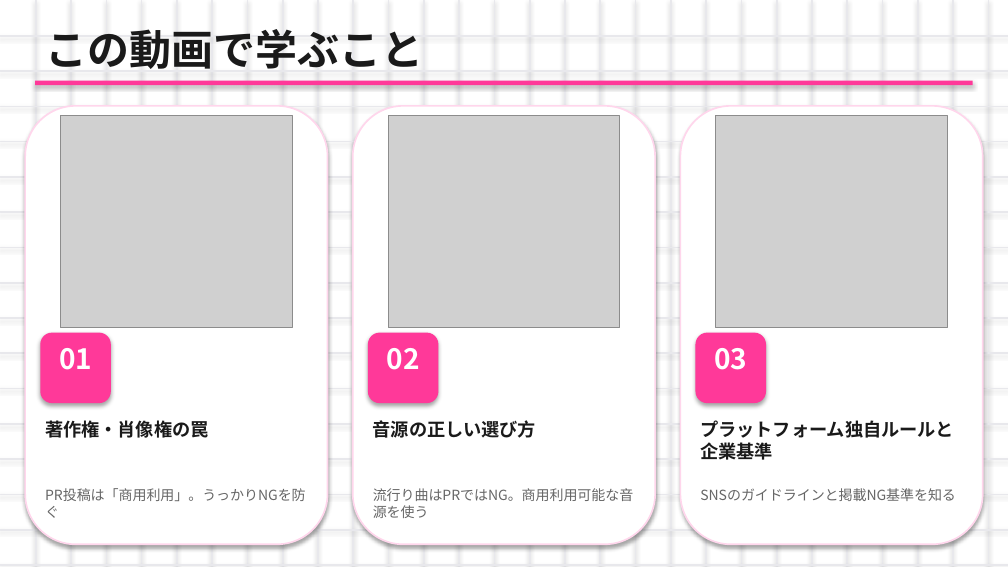
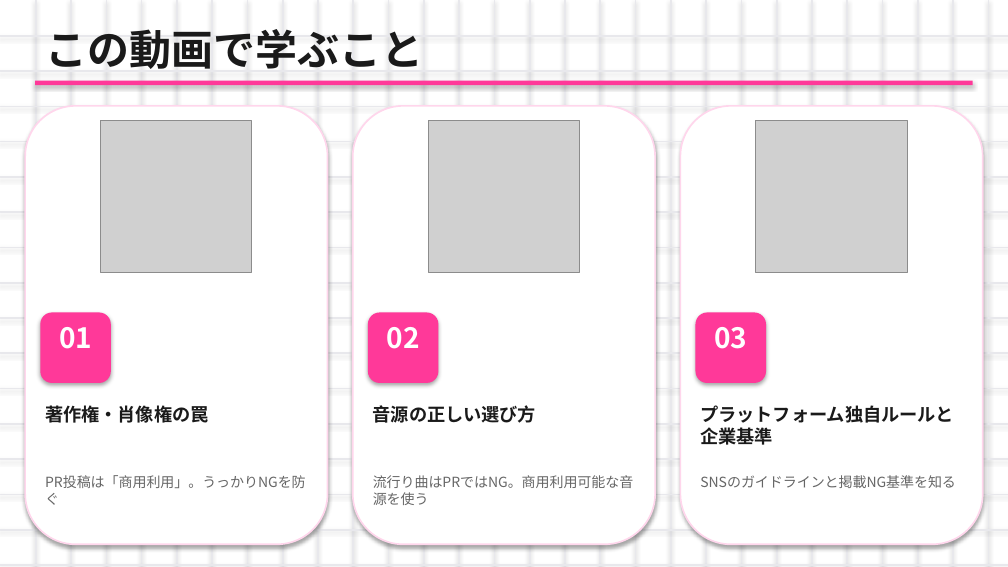
Before and after one commit to nagasawakai-eng/torihada-pptx-editor, a slide deck: slide 17 of TORIHADA_第2週_研修資料.pptx. Drawn at 1008x567 pixels with LibreOffice and Linux fonts; fonts in the diff are those of the drawing; grey boxes stand for pictures. Boxes give left, top, right and bottom in pixels: in the first picture for what was removed or moved away, otherwise in the second. Text is boxed around its words. In the diff, an @@ line names an element or a change of style, - is before the commit and + after.

```diff
--- a/TORIHADA_第2週_研修資料.pptx
+++ b/TORIHADA_第2週_研修資料.pptx
@@ picture: place and size @@
-picture at [60, 116, 292, 328]
+picture at [101, 121, 252, 272]
@@ picture: place and size @@
-picture at [388, 116, 620, 328]
+picture at [428, 121, 580, 272]
@@ picture: place and size @@
-picture at [716, 116, 948, 328]
+picture at [756, 121, 907, 272]
@@ 3 texts, 3 rounded rectangles: place and size @@
-3 texts, 3 rounded rectangles at [40, 333, 766, 403]
+3 texts, 3 rounded rectangles at [40, 312, 766, 383]
@@ 6 texts: place and size @@
-6 texts at [45, 420, 956, 518]
+6 texts at [45, 405, 956, 505]
```
Also in this commit, not shown: 26 other slides changed, 27 other files.
